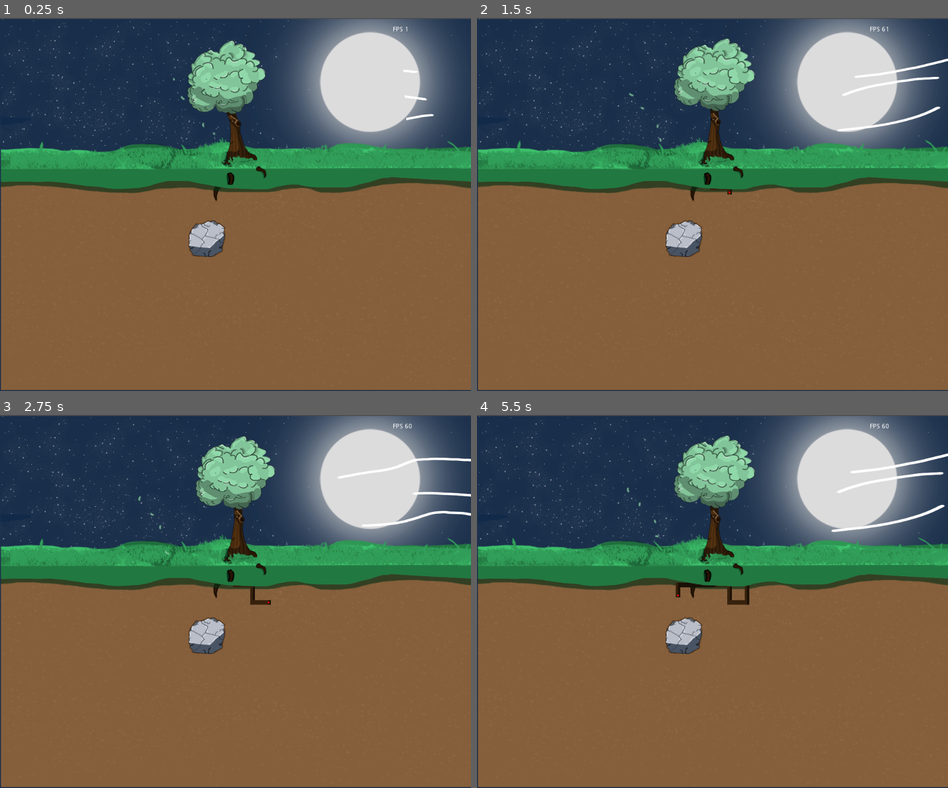
Above: before the commit, frames 1-4 (two rows, left to right).
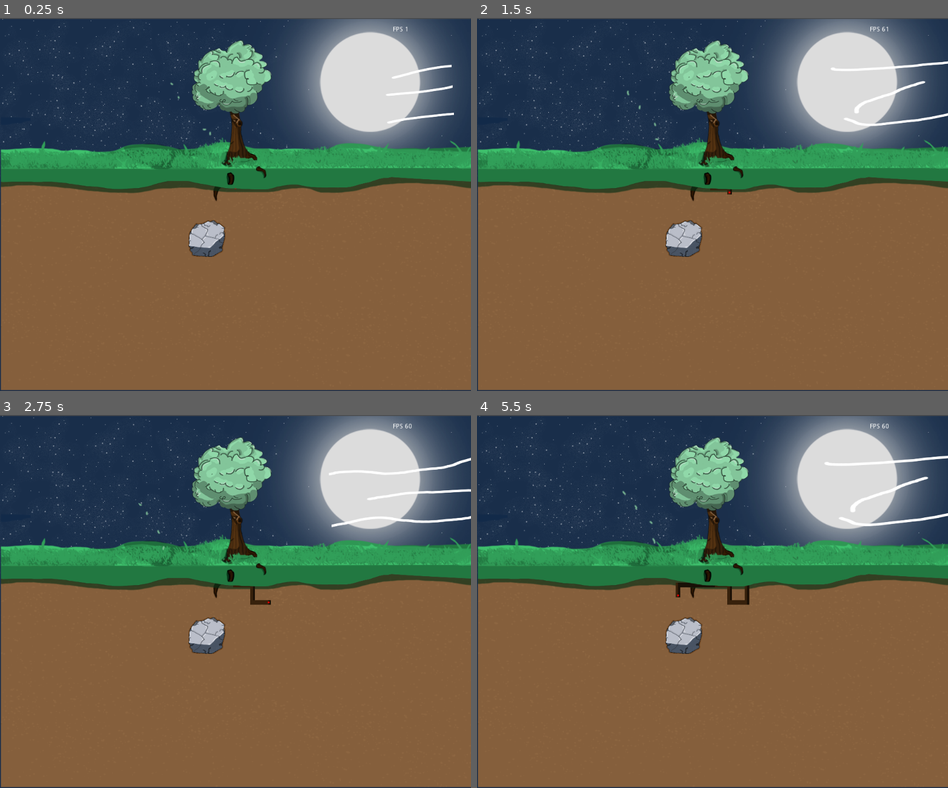
Above: after the commit, the same moments.

Repository: GunesUstunalp/GGJ2023Game
Game: Godot game, scene res://MainScene.tscn
Two runs of this game, one before a commit and one after it. Both use one fixed random seed, a clock stepped at 60 frames per second and the inputs below.
Inputs:
- Up to frame 1 (0.25 s): no input
- Up to frame 2 (1.5 s): hold D (move_right) 0.53-1.28 s; hold S (move_down) from 1.28 s (still down)
- Up to frame 3 (2.75 s): release S (move_down) at 2.03 s; hold D (move_right) from 2.03 s (still down)
- Up to frame 4 (5.5 s): release D (move_right) at 2.78 s; hold W (move_up) 2.78-3.53 s; hold A (move_left) 3.53-5.03 s; hold S (move_down) from 5.03 s (still down)

The runs differ from the first frame. In frame 1, 1.9% of the frame differs, in the area x 3-100%, y 5-41%; in frame 2, 2.5%; in frame 3, 2.4%; in frame 4, 2.7%, in the area x 2-100%, y 5-40%.

Commit message:
Changed some frames in tree bending animation

Diff:
--- a/AnimatedTree.gd
+++ b/AnimatedTree.gd
@@ -14,6 +14,7 @@
 func _on_AnimatedTree_animation_finished():
 	if animation == "BendBroken":
 		playing = false
+		frame = 6
 
 func update_tree_based_on_wind(windStrength):
 	print("WindStrengthThreshold ", windStrength)
--- a/MainScene.tscn
+++ b/MainScene.tscn
@@ -136,12 +136,12 @@
 "name": "BendBroken",
 "speed": 5.0
 }, {
-"frames": [ ExtResource( 124 ), ExtResource( 127 ), ExtResource( 122 ), ExtResource( 117 ), ExtResource( 125 ), ExtResource( 126 ) ],
+"frames": [ ExtResource( 124 ), ExtResource( 127 ), ExtResource( 125 ), ExtResource( 126 ) ],
 "loop": true,
 "name": "BendStage1",
 "speed": 5.0
 }, {
-"frames": [ ExtResource( 118 ), ExtResource( 119 ), ExtResource( 123 ), ExtResource( 121 ) ],
+"frames": [ ExtResource( 122 ), ExtResource( 118 ), ExtResource( 121 ), ExtResource( 117 ) ],
 "loop": true,
 "name": "BendStage2",
 "speed": 5.0
@@ -188,14 +188,13 @@
 position = Vector2( 527, 302 )
 scale = Vector2( 0.938415, 0.788093 )
 frames = SubResource( 3 )
-frame = 8
 playing = true
 
 [node name="Grass" type="AnimatedSprite" parent="."]
 position = Vector2( 529, 297 )
 scale = Vector2( 1.01546, 0.957143 )
 frames = SubResource( 1 )
-frame = 2
+frame = 1
 playing = true
 
 [node name="Treee" type="Sprite" parent="."]
@@ -208,7 +207,7 @@
 scale = Vector2( 0.734194, 0.663214 )
 frames = SubResource( 4 )
 animation = "BendStage1"
-frame = 2
+frame = 1
 speed_scale = 0.6
 playing = true
 script = ExtResource( 116 )
@@ -217,7 +216,7 @@
 position = Vector2( 448, 176 )
 rotation = 1.09023
 frames = SubResource( 2 )
-frame = 4
+frame = 5
 playing = true
 
 [node name="Wind" type="AnimatedSprite" parent="."]
@@ -225,7 +224,7 @@
 rotation = 3.08787
 scale = Vector2( 0.66, 0.33 )
 frames = SubResource( 5 )
-frame = 34
+frame = 39
 speed_scale = 4.5
 playing = true
 script = ExtResource( 115 )
